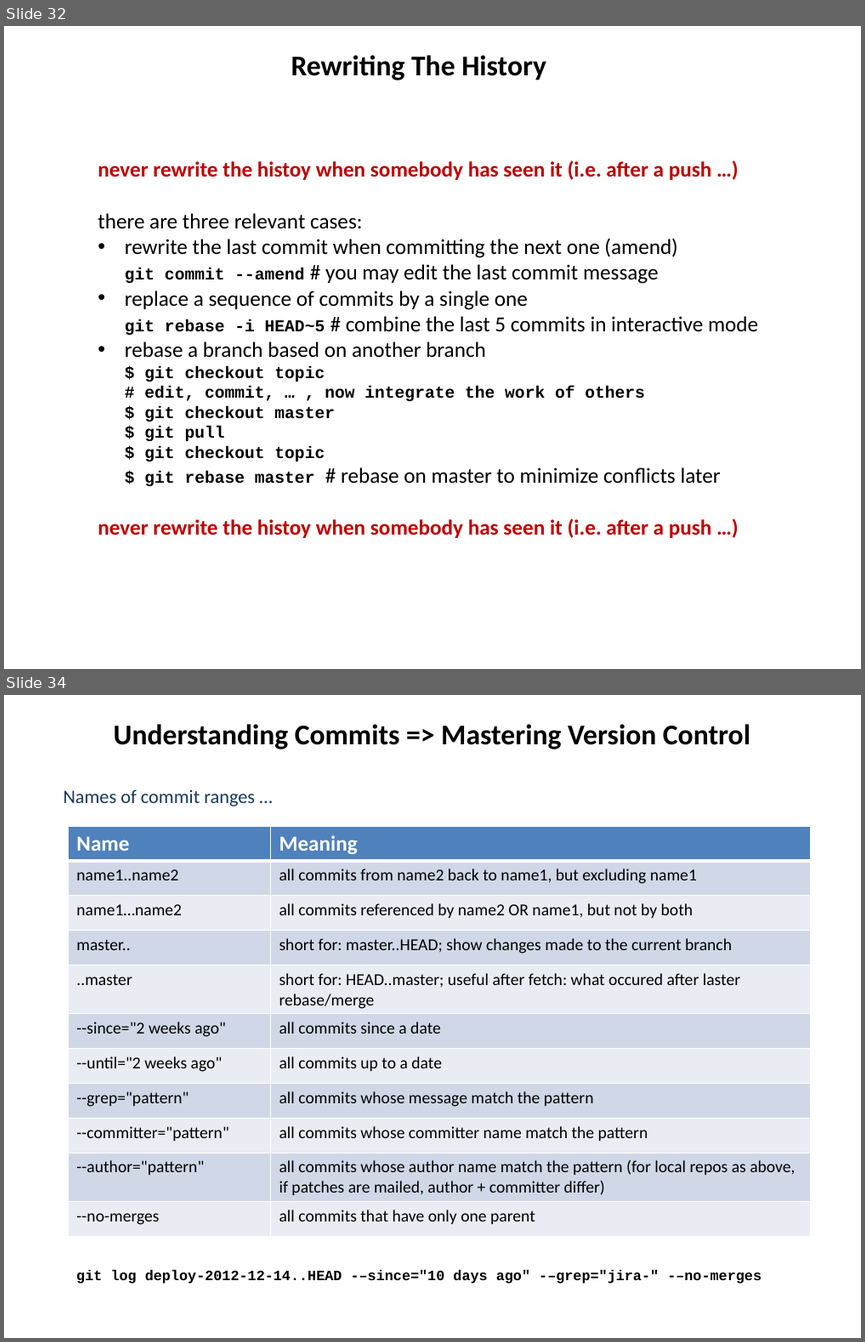
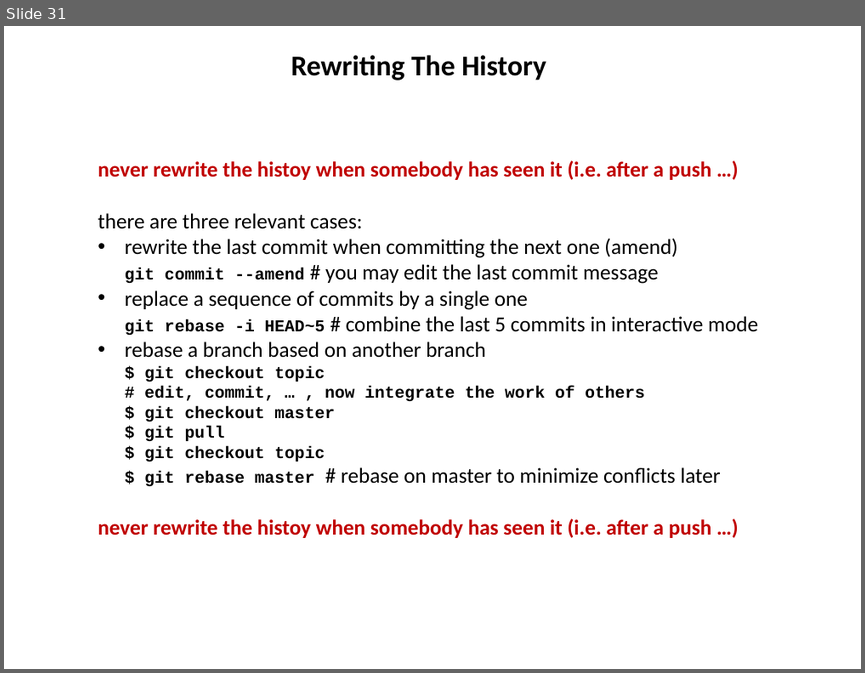
Before and after one commit to hanbei/git_tutorial, a slide deck: architektur.pptx. Shown one above the other, each under a label of ours: slides 32 and 34 before the commit, slide 31 after it; the slides between them are not shown. The pictures are 865x1342 and 865x673 pixels, drawn with LibreOffice and Linux fonts; fonts in the diff are those of the drawing. Boxes give left, top, right and bottom in pixels: in the first picture for what was removed or moved away, otherwise in the second. Text is boxed around its words. In the diff, an @@ line names an element or a change of style, - is before the commit and + after.

```diff
--- a/architektur.pptx
+++ b/architektur.pptx
@@ slide 34 removed at (4,695,861,1338), background #FFFFFF @@
@@ title removed at (114,724,750,749) @@
-Understanding Commits => Mastering Version Control
@@ subtitle removed at (64,789,255,806) @@
-Names of commit ranges …
@@ table removed at (69,826,811,1236), 11 rows, 2 columns @@
-Name | Meaning
-name1..name2 | all commits from name2 back to name1, but excluding name1
-name1…name2 | all commits referenced by name2 OR name1, but not by both
-master.. | short for: master..HEAD; show changes made to the current branch
-..master | short for: HEAD..master; useful after fetch: what occured after laster rebase/merge
---since="2 weeks ago" | all commits since a date
---until="2 weeks ago" | all commits up to a date
---grep="pattern" | all commits whose message match the pattern
---committer="pattern" | all commits whose committer name match the pattern
---author="pattern" | all commits whose author name match the pattern (for local repos as above, if patches are mailed, author + committer differ)
---no-merges | all commits that have only one parent
@@ text removed at (76,1270,761,1283) @@
-git log deploy-2012-12-14..HEAD -–since="10 days ago" -–grep="jira-" -–no-merges
@@ what was slide 32 is now slide 31 @@
```
Also in this commit, not shown: 9 slides changed, 6 other slides removed.
